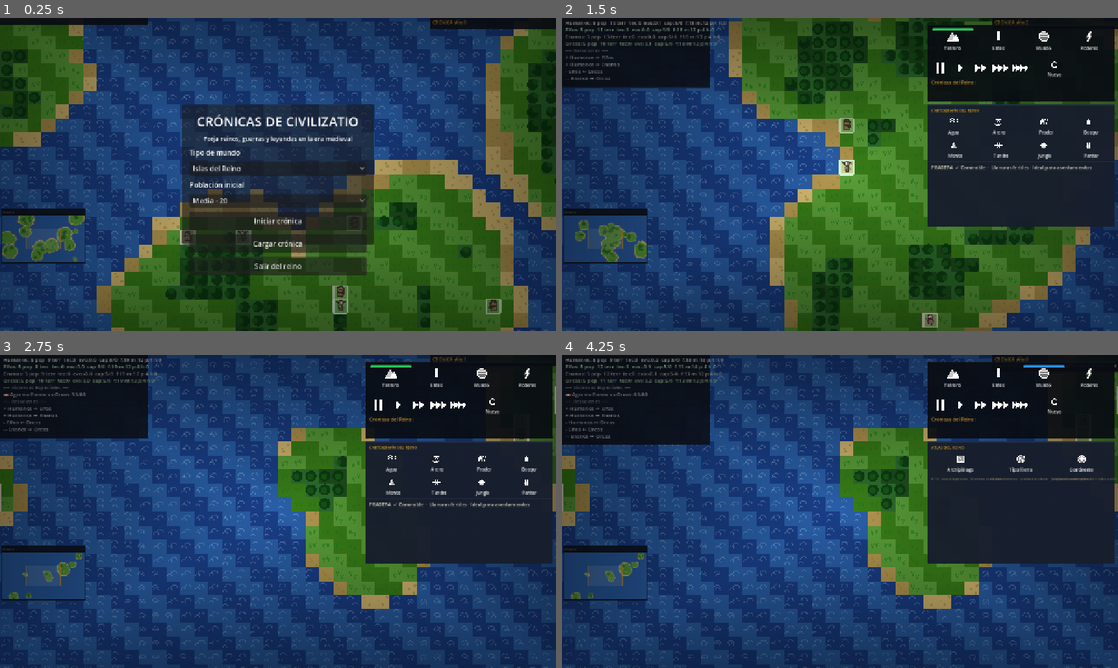
Above: before the commit, frames 1-4 (two rows, left to right).
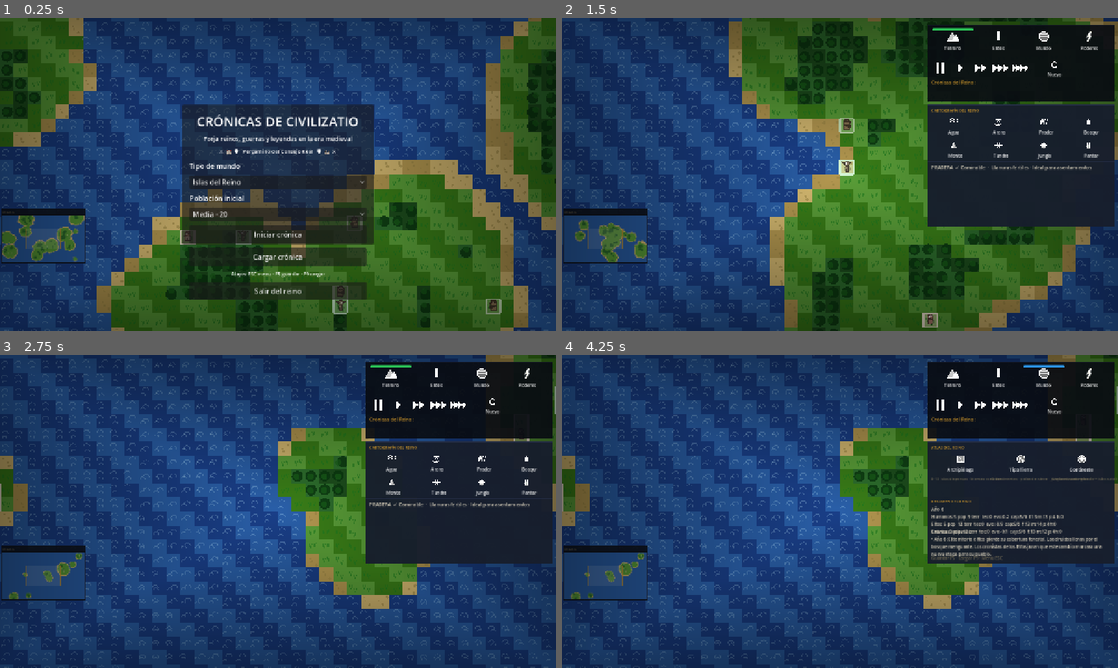
Above: after the commit, the same moments.

Repository: scastorina/civilizatio
Game: Godot game, scene res://scenes/Main.tscn
Two runs of this game, one before a commit and one after it. Both use one fixed random seed, a clock stepped at 60 frames per second and the inputs below.
Inputs:
- Up to frame 1 (0.25 s): no input
- Up to frame 2 (1.5 s): click "Iniciar crónica" at 0.5 s; click "Nuevo" at 1.25 s
- Up to frame 3 (2.75 s): click "Nuevo" at 2 s
- Up to frame 4 (4.25 s): click "Entes" at 2.75 s; click "Mundo" at 3.5 s

The runs differ from the first frame. In frame 1, 8.4% of the frame differs, in the area x 0-100%, y 0-90%; in frame 2, 6.5%; in frame 3, 7.6%; in frame 4, 9.7%, in the area x 0-100%, y 0-66%.

Commit message:
Move chronicle/status into menu UI and remove overlapping HUD overlays

Diff:
--- a/scripts/GameHUD.gd
+++ b/scripts/GameHUD.gd
@@ -64,55 +64,7 @@
 
 func _draw() -> void:
 	_hud_tick += 1
-	var font := ThemeDB.fallback_font
 	var vp := get_viewport_rect().size
-
-	# ── Stats panel (top-left) ──────────────────────────────────────────────────
-	var sw := 340.0
-	var sh := 10.0 + stats_lines.size() * 16.0 + 6.0
-	draw_rect(Rect2(0, 0, sw, sh), C_SURF)
-	draw_rect(Rect2(0, sh - 1, sw, 1), C_BORDER)   # bottom accent line
-	var sy := 15.0
-	for i in stats_lines.size():
-		var c := stats_colors[i] if i < stats_colors.size() else C_TEXT
-		draw_string(font, Vector2(8, sy), stats_lines[i], HORIZONTAL_ALIGNMENT_LEFT, -1, 12, c)
-		sy += 16.0
-
-	# ── Chronicle panel (top-right) ─────────────────────────────────────────────
-	var cp_w := 280.0
-	var cx0 := vp.x - cp_w - 4.0
-	var vis := mini(chronicle.size(), 18)
-	var cp_h := 22.0 + vis * 13.0 + 4.0
-	draw_rect(Rect2(cx0 - 4, 0, cp_w + 8, cp_h), C_SURF)
-	draw_rect(Rect2(cx0 - 4, cp_h - 1, cp_w + 8, 1), C_BORDER)
-	draw_string(font, Vector2(cx0, 14), "CRÓNICA  Año %d" % world_year, HORIZONTAL_ALIGNMENT_LEFT, -1, 10, C_ACC)
-	var start_i := maxi(0, chronicle.size() - 18)
-	var cry := 27.0
-	for i in range(start_i, chronicle.size()):
-		var ec := chronicle_colors[i] if i < chronicle_colors.size() else C_TEXT
-		draw_string(font, Vector2(cx0, cry), chronicle[i], HORIZONTAL_ALIGNMENT_LEFT, int(cp_w), 9, ec.lightened(0.15))
-		cry += 13.0
-
-	if advisory_text != "":
-		var ay := cp_h + 4.0
-		var ah := 32.0
-		draw_rect(Rect2(cx0 - 4, ay, cp_w + 8, ah), C_SURF2)
-		draw_rect(Rect2(cx0 - 4, ay, 2, ah), C_ACC)  # left accent stripe
-		draw_string(font, Vector2(cx0 + 4, ay + 12.0), "Consejo del consejo" if advisory_waiting else "Consejo archivado", HORIZONTAL_ALIGNMENT_LEFT, -1, 10, C_ACC)
-		draw_string(font, Vector2(cx0 + 4, ay + 24.0), advisory_text, HORIZONTAL_ALIGNMENT_LEFT, int(cp_w), 9, C_TEXT)
-		cp_h += ah + 4.0
-
-	if not hero_lines.is_empty():
-		var hy := cp_h + 4.0
-		var hp_h := 18.0 + hero_lines.size() * 13.0 + 4.0
-		draw_rect(Rect2(cx0 - 4, hy, cp_w + 8, hp_h), C_SURF2)
-		draw_rect(Rect2(cx0 - 4, hy, 2, hp_h), Color(0.784, 0.706, 0.125))  # gold left stripe
-		draw_string(font, Vector2(cx0 + 4, hy + 13), "HÉROES VIVOS", HORIZONTAL_ALIGNMENT_LEFT, -1, 10, Color(0.784, 0.706, 0.125))
-		var hcy := hy + 26.0
-		for i in hero_lines.size():
-			var hc := hero_colors[i] if i < hero_colors.size() else C_ACC
-			draw_string(font, Vector2(cx0 + 4, hcy), hero_lines[i], HORIZONTAL_ALIGNMENT_LEFT, int(cp_w), 9, hc.lightened(0.25))
-			hcy += 13.0
 
 	# ── Minimap (bottom-left, above toolbar) ────────────────────────────────────
 	if _minimap_tex == null or _minimap_w == 0:
@@ -125,6 +77,7 @@
 	var mm_h := float(_minimap_h) * MM_SCALE
 	var mm_x := 4.0
 	var mm_y := vp.y - TOOLBAR_H - mm_h - 6.0
+	var font := ThemeDB.fallback_font
 
 	# Background + border
 	draw_rect(Rect2(mm_x - 2, mm_y - 14, mm_w + 4, 14), C_SURF)
--- a/scripts/GameUI.gd
+++ b/scripts/GameUI.gd
@@ -137,6 +137,12 @@
 
 var _chronicle_prompt_label:  Label
 var _chronicle_reply_buttons: Array[Button] = []
+var _world_status_lbl: Label = null
+var _world_chronicle_lbl: Label = null
+var _world_controls_lbl: Label = null
+var _world_year := 0
+var _world_status_lines: Array[String] = []
+var _world_chronicle_lines: Array[String] = []
 
 # ── API pública ───────────────────────────────────────────────────────────────
 
@@ -161,6 +167,12 @@
 			btn.text = ""
 			btn.visible = false
 			btn.disabled = true
+
+func set_world_feed(stats: Array[String], chronicle_lines: Array[String], year: int) -> void:
+	_world_status_lines.assign(stats)
+	_world_chronicle_lines.assign(chronicle_lines)
+	_world_year = year
+	_update_world_feed()
 
 func is_reply_input_focused() -> bool:
 	return false
@@ -404,6 +416,36 @@
 		btn.pressed.connect(func(): _on_map(mii))
 
 	_refresh_map_highlights()
+	var sep := ColorRect.new()
+	sep.position = Vector2(0.0, btn_y + 102.0)
+	sep.size     = Vector2(SIDEBAR_W, 1.0)
+	sep.color    = C_BORDER
+	_world_content.add_child(sep)
+
+	_section_label(_world_content, "RESUMEN DEL REINO", x0, btn_y + 106.0)
+	_world_status_lbl = Label.new()
+	_world_status_lbl.position = Vector2(float(PAD), btn_y + 124.0)
+	_world_status_lbl.size     = Vector2(content_w, 48.0)
+	_world_status_lbl.autowrap_mode = TextServer.AUTOWRAP_WORD
+	_world_status_lbl.add_theme_font_size_override("font_size", 10)
+	_world_status_lbl.add_theme_color_override("font_color", C_TEXT)
+	_world_content.add_child(_world_status_lbl)
+
+	_world_chronicle_lbl = Label.new()
+	_world_chronicle_lbl.position = Vector2(float(PAD), btn_y + 176.0)
+	_world_chronicle_lbl.size     = Vector2(content_w, 58.0)
+	_world_chronicle_lbl.autowrap_mode = TextServer.AUTOWRAP_WORD
+	_world_chronicle_lbl.add_theme_font_size_override("font_size", 10)
+	_world_chronicle_lbl.add_theme_color_override("font_color", C_TEXT)
+	_world_content.add_child(_world_chronicle_lbl)
+
+	_world_controls_lbl = Label.new()
+	_world_controls_lbl.position = Vector2(float(PAD), btn_y + 236.0)
+	_world_controls_lbl.size     = Vector2(content_w, 18.0)
+	_world_controls_lbl.add_theme_font_size_override("font_size", 10)
+	_world_controls_lbl.add_theme_color_override("font_color", C_MUTED)
+	_world_content.add_child(_world_controls_lbl)
+	_update_world_feed()
 
 
 func _build_power_content() -> void:
@@ -546,6 +588,31 @@
 	if i < 0 or i >= POWERS.size():
 		return
 	_power_info_lbl.text = "%s  ·  %s" % [POWER_LABELS[i].to_upper(), POWER_DESCS[i]]
+
+func _update_world_feed() -> void:
+	if _world_status_lbl == null or _world_chronicle_lbl == null or _world_controls_lbl == null:
+		return
+	var visible_stats: Array[String] = []
+	for line in _world_status_lines:
+		if line.begins_with("──"):
+			continue
+		visible_stats.append(line)
+		if visible_stats.size() >= 3:
+			break
+	if visible_stats.is_empty():
+		_world_status_lbl.text = "Año %d\nSin datos del reino todavía." % _world_year
+	else:
+		_world_status_lbl.text = "Año %d\n%s" % [_world_year, "\n".join(visible_stats)]
+
+	var recent: Array[String] = []
+	var start_i := maxi(0, _world_chronicle_lines.size() - 3)
+	for i in range(start_i, _world_chronicle_lines.size()):
+		recent.append("• " + (_world_chronicle_lines[i] as String))
+	if recent.is_empty():
+		_world_chronicle_lbl.text = "Crónicas recientes:\nAún no hay eventos registrados."
+	else:
+		_world_chronicle_lbl.text = "Crónicas recientes:\n%s" % "\n".join(recent)
+	_world_controls_lbl.text = "Guardar F5 · Cargar F9 · Menú ESC"
 
 
 # ── Highlights ────────────────────────────────────────────────────────────────
--- a/scripts/Main.gd
+++ b/scripts/Main.gd
@@ -446,6 +446,12 @@
 	subtitle.add_theme_font_size_override("font_size", 14)
 	vb.add_child(subtitle)
 
+	var crest := Label.new()
+	crest.text = "⚔  🏰  🛡   Pergamino del Consejo Real   🛡  🏰  ⚔"
+	crest.horizontal_alignment = HORIZONTAL_ALIGNMENT_CENTER
+	crest.add_theme_font_size_override("font_size", 12)
+	vb.add_child(crest)
+
 	if not paused_menu:
 		var map_label := Label.new()
 		map_label.text = "Tipo de mundo"
@@ -492,6 +498,12 @@
 				_start_game_from_menu(false)
 		)
 		vb.add_child(btn_load_initial)
+
+		var hint_initial := Label.new()
+		hint_initial.text = "Atajos: ESC menú · F5 guardar · F9 cargar"
+		hint_initial.horizontal_alignment = HORIZONTAL_ALIGNMENT_CENTER
+		hint_initial.add_theme_font_size_override("font_size", 11)
+		vb.add_child(hint_initial)
 	else:
 		_speed_before_pause = maxi(current_speed_idx, 1)
 		var year_label := Label.new()
@@ -530,6 +542,12 @@
 			_start_game_from_menu(false)
 		)
 		vb.add_child(btn_new_pause)
+
+		var hint_pause := Label.new()
+		hint_pause.text = "Atajos: F5 guardar · F9 cargar"
+		hint_pause.horizontal_alignment = HORIZONTAL_ALIGNMENT_CENTER
+		hint_pause.add_theme_font_size_override("font_size", 11)
+		vb.add_child(hint_pause)
 
 	var btn_exit := Button.new()
 	btn_exit.text = "Salir del reino"
@@ -909,6 +927,7 @@
 func _on_chronicle_reply_submitted(text: String) -> void:
 	if _active_advice.is_empty():
 		_log_event("Ano %d: Llegaron palabras tardias al salon del consejo" % world_year, "", "El mensaje no encontro una consulta abierta, pero los escribas lo archivaron igualmente.")
+		_refresh_hud()
 		return
 	var answer := text.to_lower().strip_edges()
 	var topic := _active_advice.get("topic", "") as String
@@ -973,6 +992,7 @@
 	if not resolved:
 		_log_event("Ano %d: El consejo recibe una respuesta ambigua: '%s'" % [world_year, text], species, "Los asesores toman nota, pero la orden no cambia el rumbo de inmediato.")
 	_active_advice.clear()
+	_refresh_hud()
 
 func _record_battle_marker(from_cell: Vector2i, to_cell: Vector2i, attacker: String, defender: String, success: bool, fort_level: int) -> void:
 	_battle_markers.append({
@@ -3046,6 +3066,7 @@
 	hud.war_active = not _war_pairs.is_empty()
 	hud.refresh(stats_lines, stats_colors, _chronicle, _chronicle_colors, hero_lines, hero_colors, world_year, advisory_prompt, not _active_advice.is_empty())
 	ui.set_chronicle_prompt(advisory_prompt, not _active_advice.is_empty(), advisory_options)
+	ui.set_world_feed(stats_lines, _chronicle, world_year)
 
 	# Update cluster caches (expensive operations, amortised once per tick)
 	_settlement_cluster_cache = _find_settlement_clusters()
